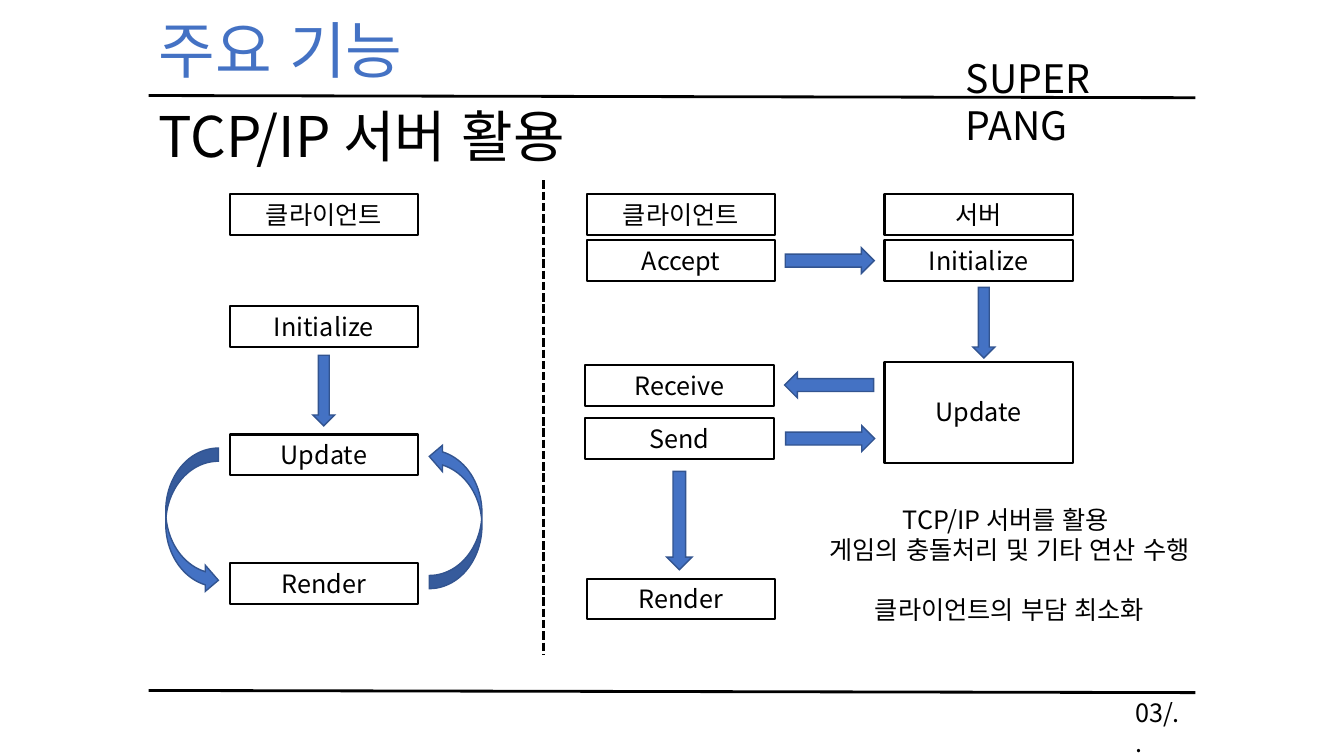
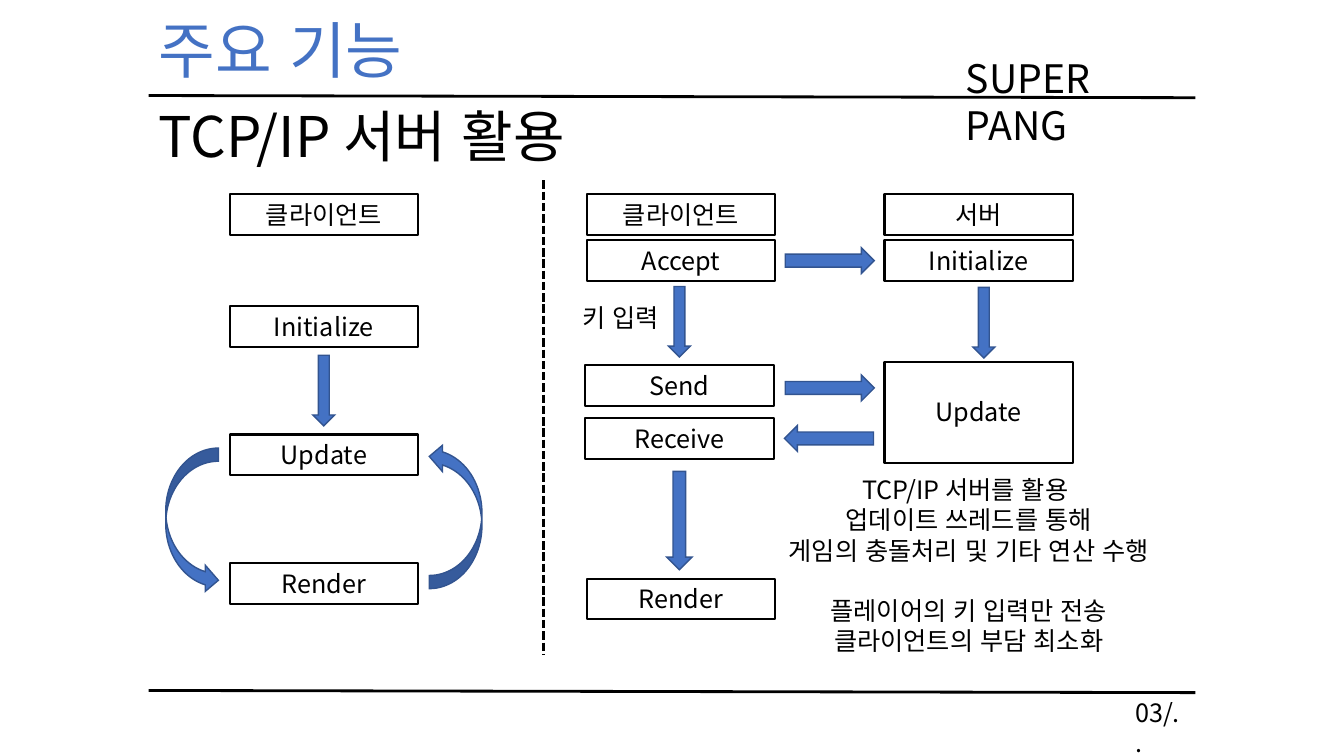
Before and after one commit to KimHaYoon/NetworkGamePrograming, a slide deck: slide 4 of 네트워크 게임 프로그래밍 레포트.pptx. Drawn at 1344x756 pixels with LibreOffice and Linux fonts; fonts in the diff are those of the drawing. Boxes give left, top, right and bottom in pixels: in the first picture for what was removed or moved away, otherwise in the second. Text is boxed around its words. In the diff, an @@ line names an element or a change of style, - is before the commit and + after.

```diff
--- a/네트워크 게임 프로그래밍 레포트.pptx
+++ b/네트워크 게임 프로그래밍 레포트.pptx
@@ down arrow added at [668, 286, 691, 357], fill #4472C4, outline #325491 1 pt @@
@@ text added at [582, 306, 658, 329], 18 pt, text #000000 @@
+키 입력
@@ rectangle "Send": place and size @@
-rectangle "Send" at [586, 418, 774, 459]
+rectangle "Send" at [586, 365, 774, 405]
@@ right arrow: place and size @@
-right arrow at [785, 425, 874, 452]
+right arrow at [785, 375, 874, 401]
@@ rectangle "Receive": place and size @@
-rectangle "Receive" at [586, 365, 774, 405]
+rectangle "Receive" at [586, 418, 774, 459]
@@ right arrow: place and size @@
-right arrow at [784, 372, 873, 398]
+right arrow at [784, 425, 873, 452]
@@ text "TCP/IP 서버를 활용": place and size @@
-text "TCP/IP 서버를 활용" at [830, 508, 1189, 621]
+text "TCP/IP 서버를 활용" at [789, 478, 1148, 652]
@@ text at [846, 508, 1091, 531]: paragraph added @@
+업데이트 쓰레드를 통해
@@ text at [831, 599, 1106, 622]: paragraph added @@
+플레이어의 키 입력만 전송
```
Also in this commit, not shown: 5 other slides changed, 2 slides added, 2 other files.
